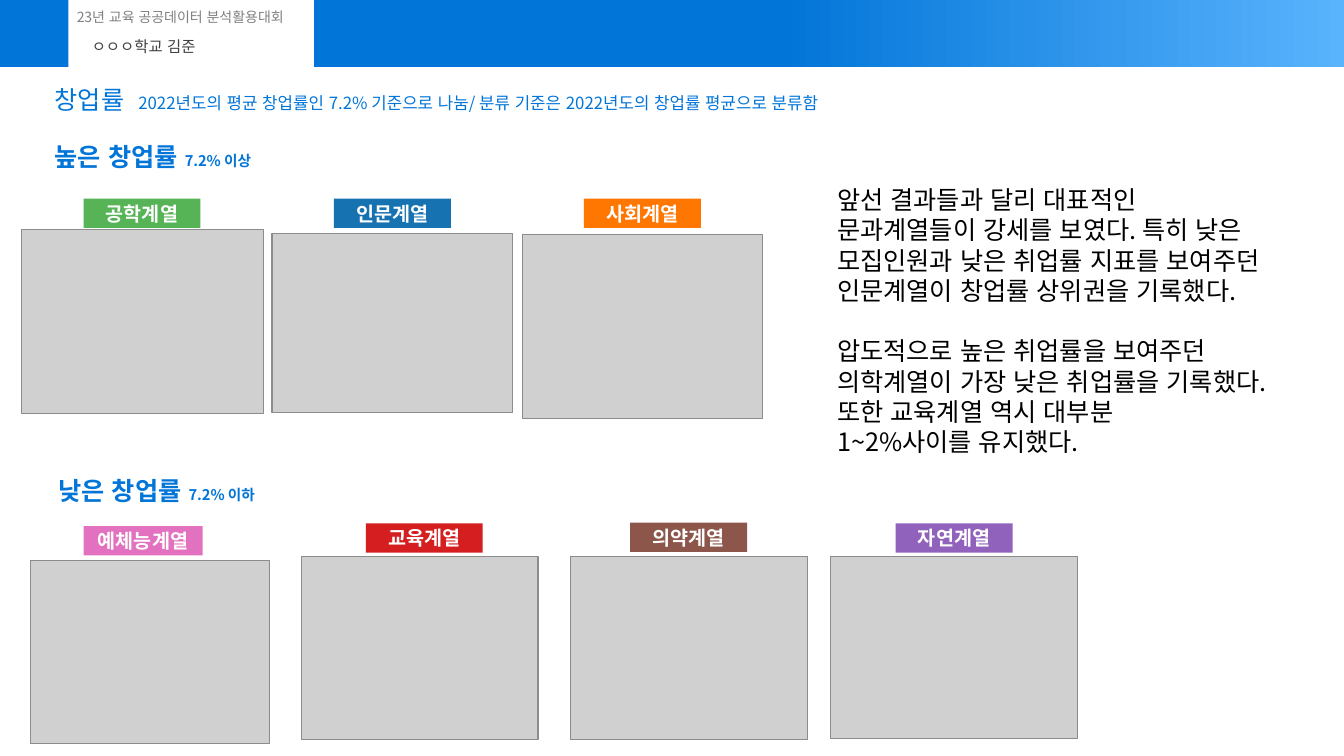
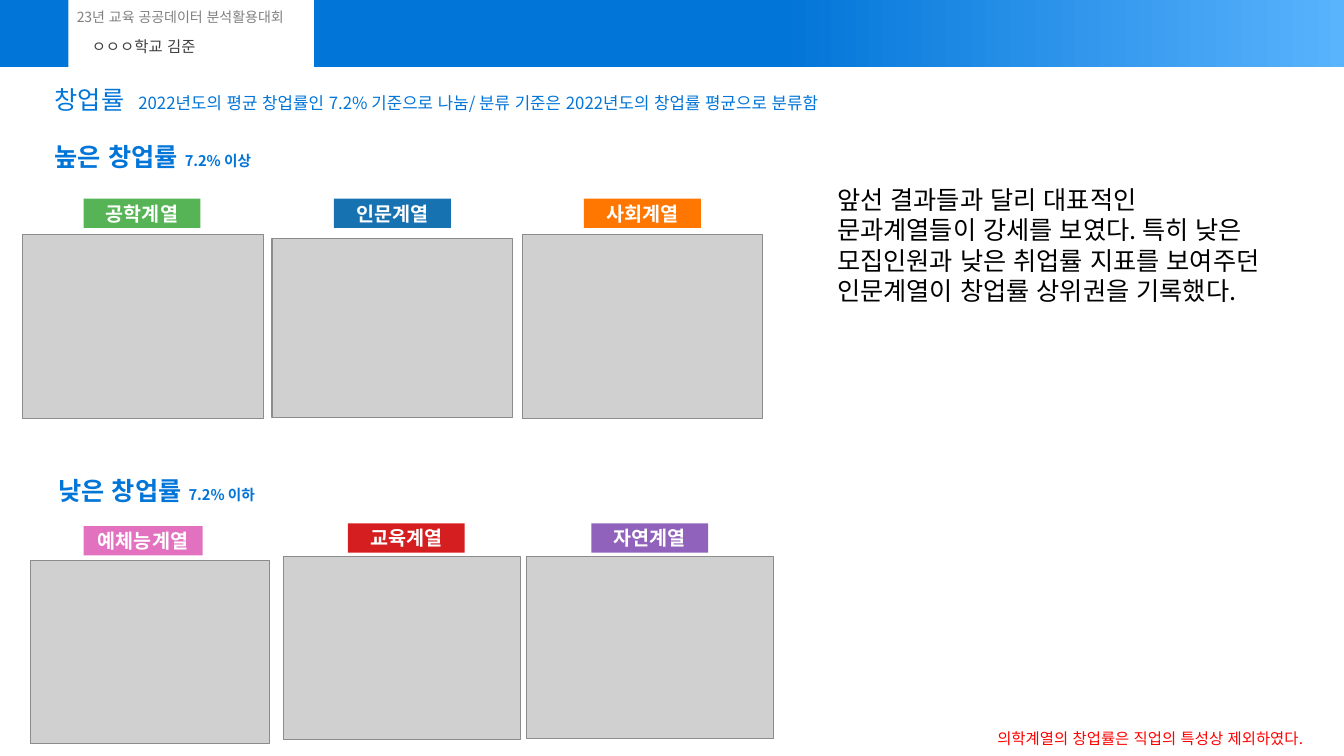
Before and after one commit to joon-11/23_dataAnalisysContestProject, a slide deck: slide 10 of submit (3).pptx (slide 7 before the commit). Drawn at 1344x756 pixels with LibreOffice and Linux fonts; fonts in the diff are those of the drawing; grey boxes stand for pictures. Boxes give left, top, right and bottom in pixels: in the first picture for what was removed or moved away, otherwise in the second. Text is boxed around its words. In the diff, an @@ line names an element or a change of style, - is before the commit and + after.

```diff
--- a/submit (3).pptx
+++ b/submit (3).pptx
@@ picture: place and size @@
-picture at [22,230,263,413]
+picture at [22,235,263,418]
@@ picture: place and size @@
-picture at [272,234,513,413]
+picture at [272,238,513,417]
@@ text at [837,339,1267,453]: paragraphs removed @@
-압도적으로 높은 취업률을 보여주던 의학계열이 가장 낮은 취업률을 기록했다. 또한 교육계열 역시 대부분
-1~2%사이를 유지했다.
@@ rectangle "교육계열": place and size @@
-rectangle "교육계열" at [366,523,483,553]
+rectangle "교육계열" at [348,523,465,553]
@@ rectangle "자연계열": place and size @@
-rectangle "자연계열" at [896,523,1013,553]
+rectangle "자연계열" at [592,523,709,553]
@@ rectangle removed at [630,523,747,553] @@
-의약계열
@@ picture: place and size @@
-picture at [301,557,538,740]
+picture at [283,557,520,740]
@@ picture: place and size @@
-picture at [831,557,1078,739]
+picture at [526,557,773,739]
@@ picture removed at [571,557,808,740] @@
@@ text added at [997,731,1304,746], 11 pt, text #FF0000 @@
+의학계열의 창업률은 직업의 특성상 제외하였다.
```
Also in this commit, not shown: 7 other slides changed, 2 slides added.
